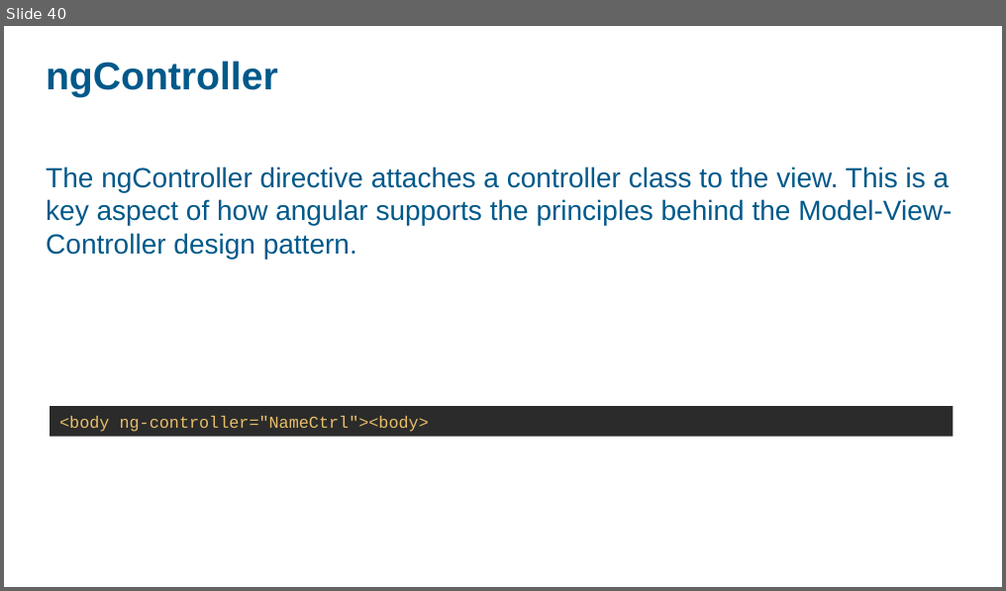
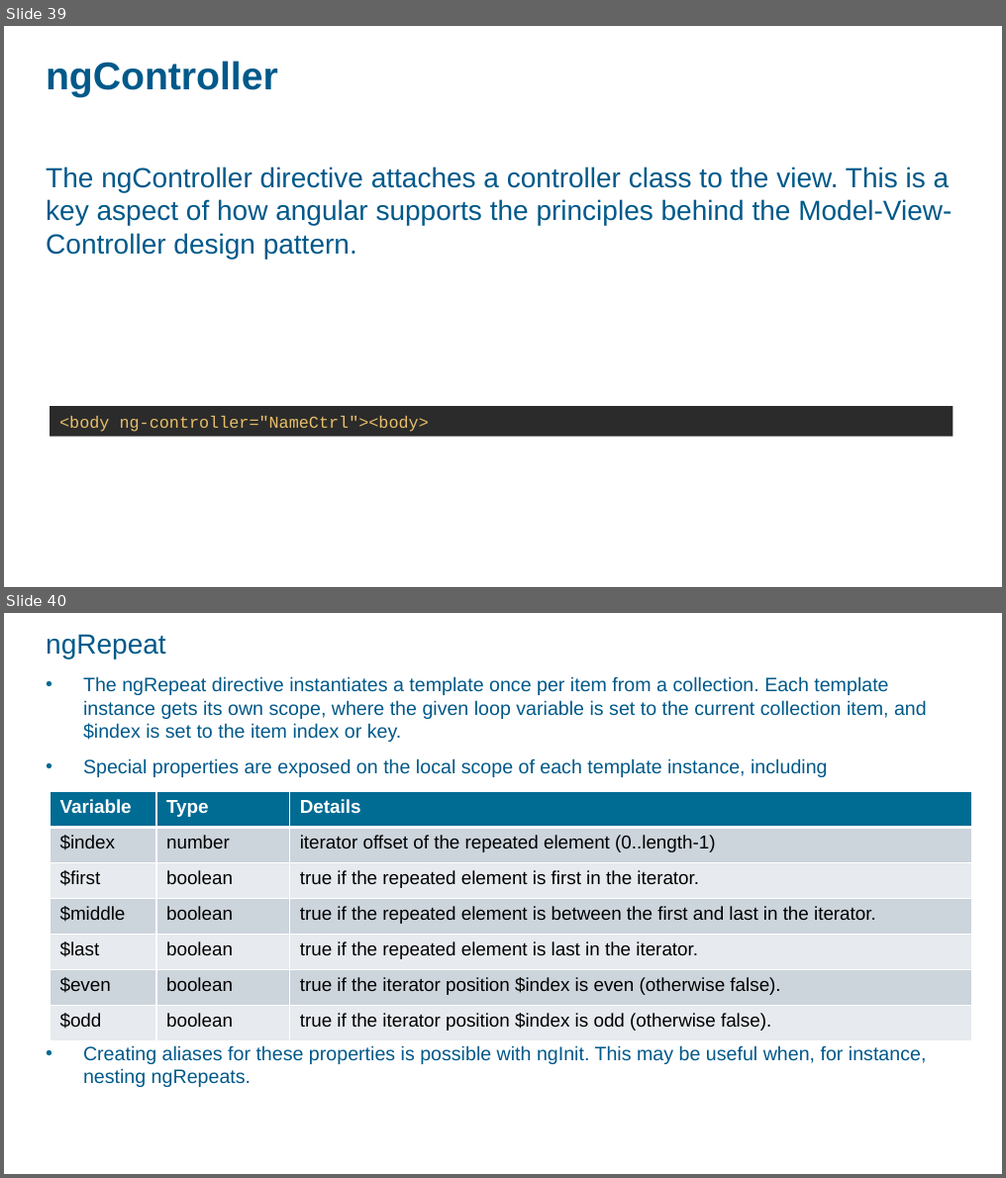
Before and after one commit to ashok07iet/angular-sample-code, a slide deck: doc/AngularJS.pptx. Shown one above the other, each under a label of ours: slide 40 before the commit, slides 39 and 40 after it. The pictures are 1006x591 and 1006x1178 pixels, drawn with LibreOffice and Linux fonts; fonts in the diff are those of the drawing; background and template pictures are left out. Boxes give left, top, right and bottom in pixels: in the first picture for what was removed or moved away, otherwise in the second. Text is boxed around its words. In the diff, an @@ line names an element or a change of style, - is before the commit and + after.

```diff
--- a/doc/AngularJS.pptx
+++ b/doc/AngularJS.pptx
@@ slide 40 added at (4, 613, 1002, 1174), background picture (left out) @@
@@ text added at (46, 634, 927, 1087), 14 pt, text #00598A @@
+ngRepeat
+• The ngRepeat directive instantiates a template once per item from a collection. Each template instance gets its own scope, where the given loop variable is set to the current collection item, and $index is set to the item index or key.
+• Special properties are exposed on the local scope of each template instance, including
+• Creating aliases for these properties is possible with ngInit. This may be useful when, for instance, nesting ngRepeats.
@@ table added at (50, 791, 972, 1042), 7 rows, 3 columns @@
+Variable | Type | Details
+$index | number | iterator offset of the repeated element (0..length-1)
+$first | boolean | true if the repeated element is first in the iterator.
+$middle | boolean | true if the repeated element is between the first and last in the iterator.
+$last | boolean | true if the repeated element is last in the iterator.
+$even | boolean | true if the iterator position $index is even (otherwise false).
+$odd | boolean | true if the iterator position $index is odd (otherwise false).
@@ what was slide 40 is now slide 39 @@
```
Also in this commit, not shown: 3 slides changed, 7 other slides added, 24 other files.
